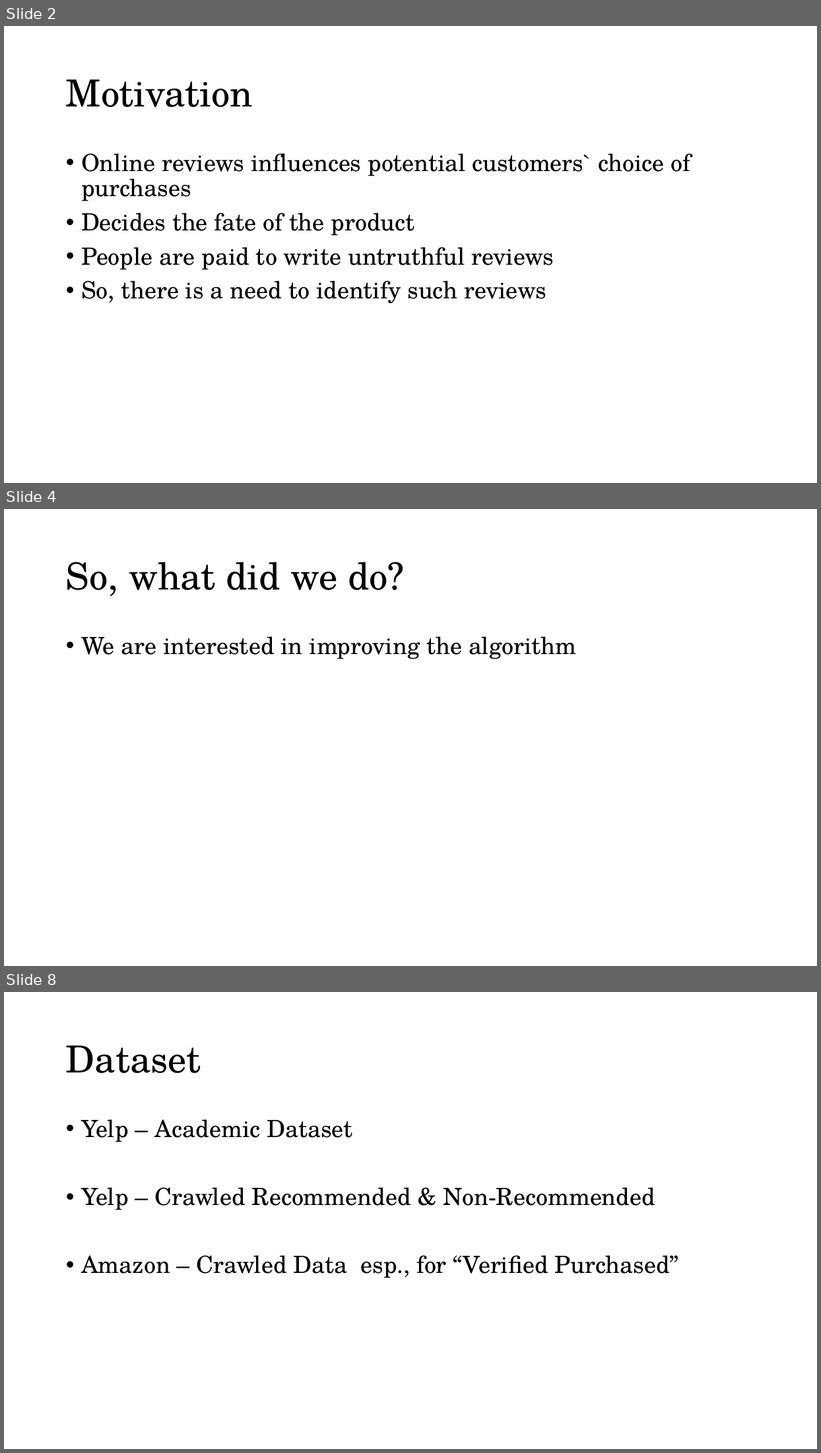
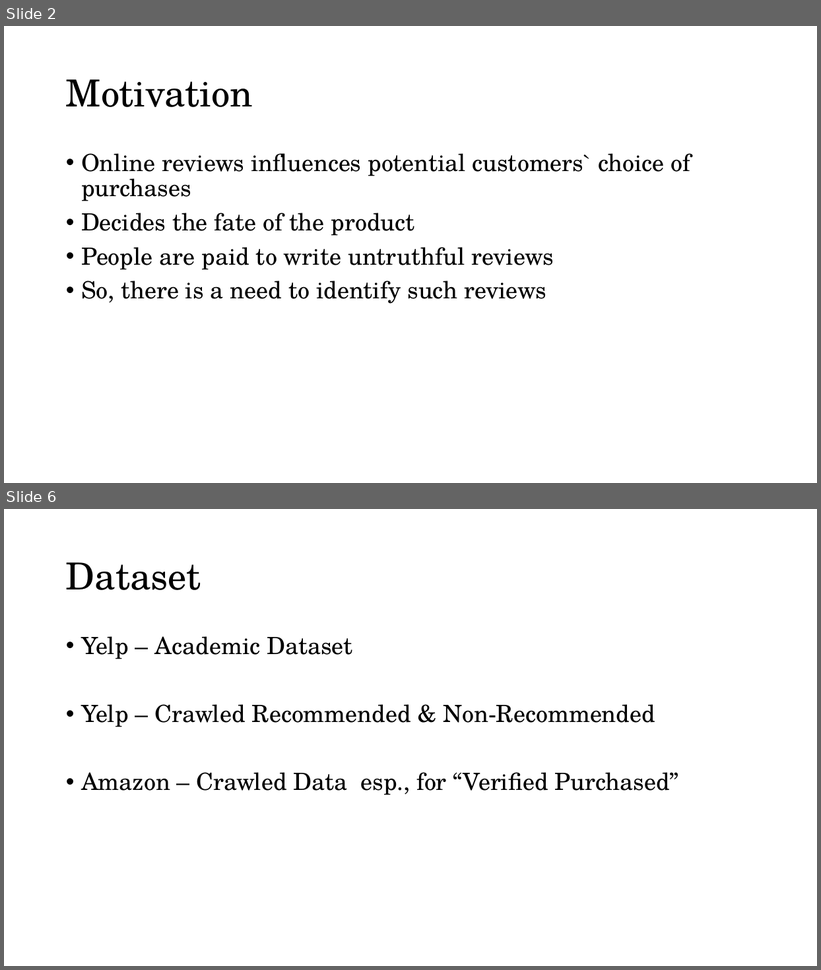
Before and after one commit to rkumar2468/Mining, a slide deck: Documents/Presentation/Course591-Final-Presentation.pptx. Shown one above the other, each under a label of ours: slides 2, 4 and 8 before the commit, slides 2 and 6 after it; the slides between them are not shown. The pictures are 821x1453 and 821x970 pixels, drawn with LibreOffice and Linux fonts; fonts in the diff are those of the drawing. Boxes give left, top, right and bottom in pixels: in the first picture for what was removed or moved away, otherwise in the second. Text is boxed around its words. In the diff, an @@ line names an element or a change of style, - is before the commit and + after.

```diff
--- a/Documents/Presentation/Course591-Final-Presentation.pptx
+++ b/Documents/Presentation/Course591-Final-Presentation.pptx
@@ slide 4 removed at (x1=4, y1=509, x2=817, y2=966), background #FFFFFF @@
@@ title removed at (x1=66, y1=562, x2=405, y2=596) @@
-So, what did we do?
@@ text removed at (x1=81, y1=636, x2=576, y2=659) @@
-• We are interested in improving the algorithm
@@ what was slide 8 is now slide 6 @@
```
Also in this commit, not shown: 7 slides changed, 2 other slides removed.
